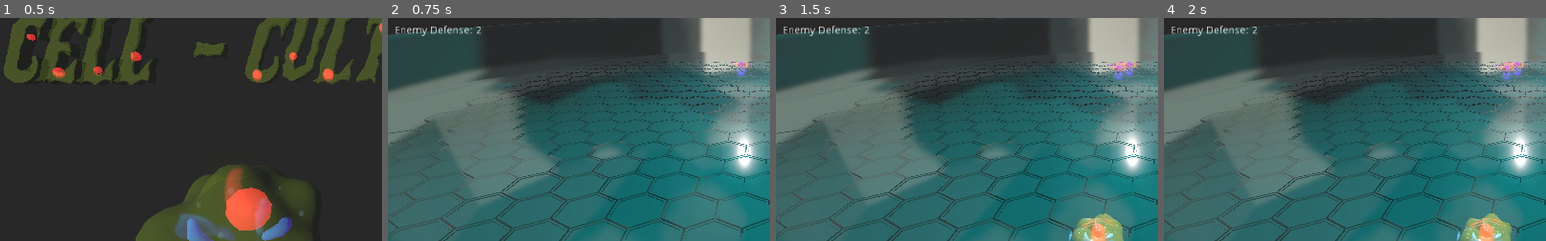
Above: before the commit, frames 1-4 (left to right).
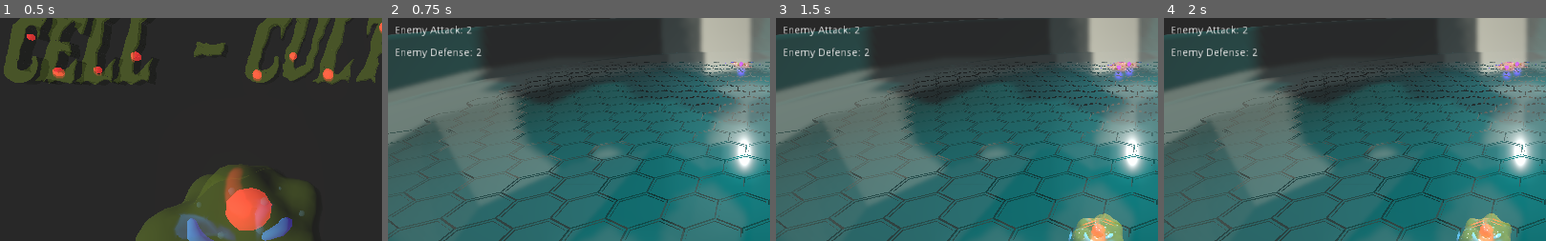
Above: after the commit, the same moments.

Repository: KrtzDev/cell-culture
Game: Godot game, scene res://MainMenu.tscn
The game is run twice, just before and just after one commit, with the same random seed, the same clock (stepped at 60 frames per second) and the same inputs.
Inputs:
- Up to frame 1 (0.5 s): no input
- Up to frame 2 (0.75 s): click "PLAY" at 0.5 s
- Up to frame 3 (1.5 s): click "Start Simulation" at 1.25 s
- Up to frame 4 (2 s): no input
The pictures show only the part of the screen within x 2-52%, y 15-65%; the shares and areas given below are measured in that part.

Frame 1 is identical in both runs. In frame 2, 0.6% of the frame differs, in the area x 2-25%, y 3-18%; in frame 3, 0.6%; in frame 4, 0.6%.

Commit message:
display enemy attack

Diff:
--- a/cell-culture/Interface/Interface.gd
+++ b/cell-culture/Interface/Interface.gd
@@ -24,6 +24,7 @@
 		newText += enemyCells
 		newText += playerCells
 
+	newText += "\n\nEnemy Attack: " + str(gameManager.enemyStats["attack"])
 	newText += "\n\nEnemy Defense: " + str(gameManager.enemyStats["defense"])
 
 	$Stats.text = newText
Not shown, changed: build/web/cell-culture.html
Not shown, changed: build/web/cell-culture.pck
Not shown, changed: build/win/cell-culture.pck
